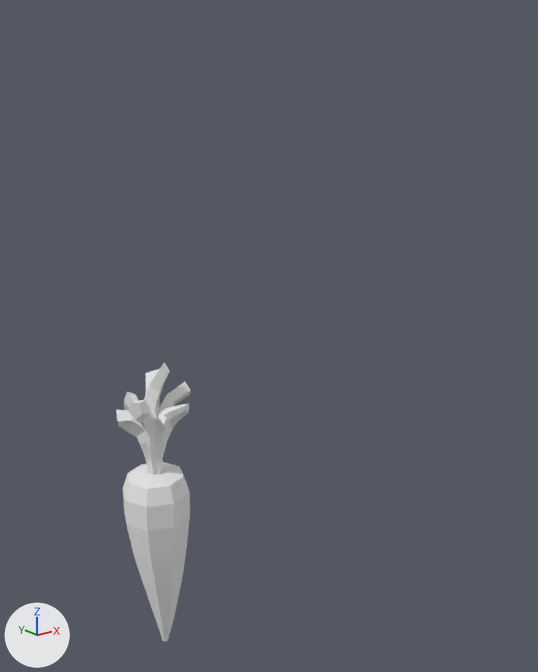
The OBJ model public/assets/models/carrot.obj: old version first, new version second.
Rendered twice from a camera (50 mm lens) standing at (-1.156, -1.088, 1.043) and looking at (-0.275, 0.013, 0.603). The axes (+X, +Y, +Z) are drawn at lower left. The lights are the same throughout. Where no turn or scale is listed for an object, it has been applied to the vertices.

In view in the first picture: 'carrot'.
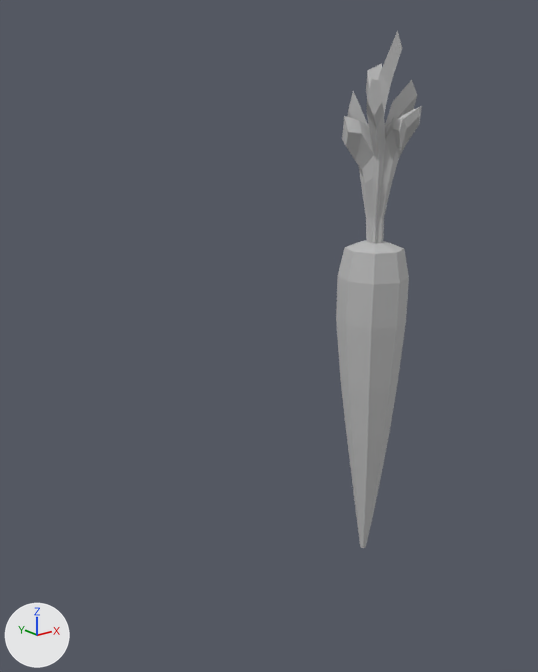
Where the change shows, as pixel boxes (x1, y1, x2, y2) in the pictures (538 x 672 px):
'carrot', recoloured, mesh rescaled (14% wider, 85% taller): before (116, 362, 191, 642); after (336, 30, 422, 548)

Edits to the bpy script that builds the scene:
```text
Change mat_initialshadinggroup:
    mat_initialshadinggroup.base_color: (0.8, 0.8, 0.8) -> (0.5, 0.5, 0.5)  # white #e7e7e7 -> grey #bcbcbc
Change me_carrot:
    where me_carrot.from_pydata(...)  # 215 vertices, 422 faces; spans x -0.616..-0.475, y -0.063..0.063, z 0.031..0.609
    used by ob_carrot; location = (0.0, 0.0, 0.0)
    me_carrot part 1: the whole mesh is scaled about its middle by (1.21, 1.21, 2.01), then moved by (0.554, 0.0, 0.278)
```
